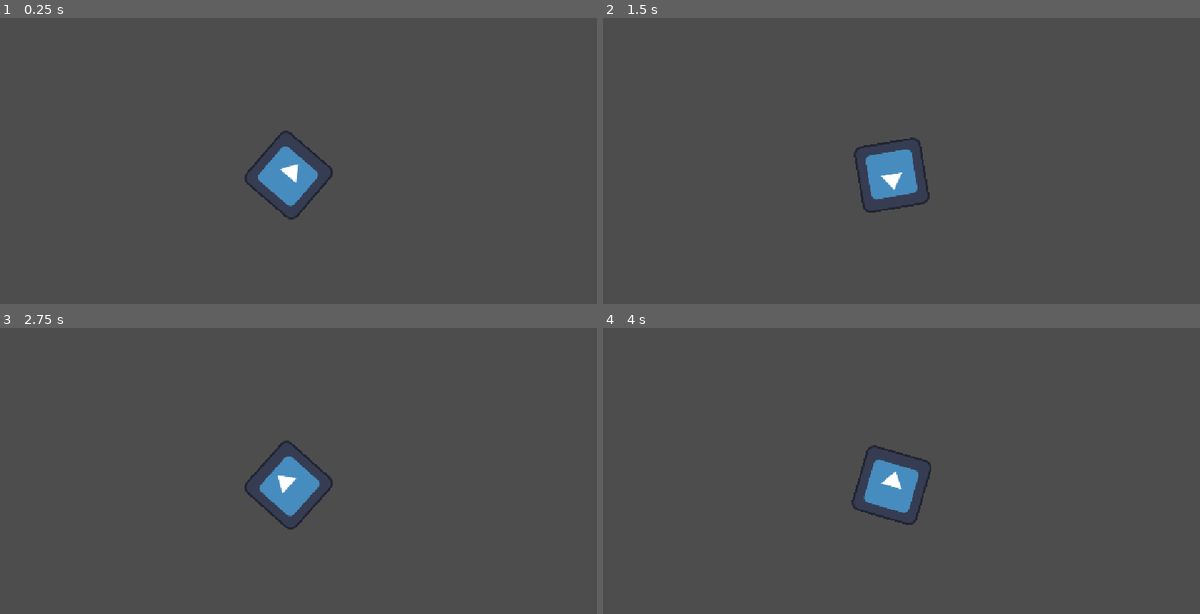
Above: before the commit, frames 1-4 (two rows, left to right).
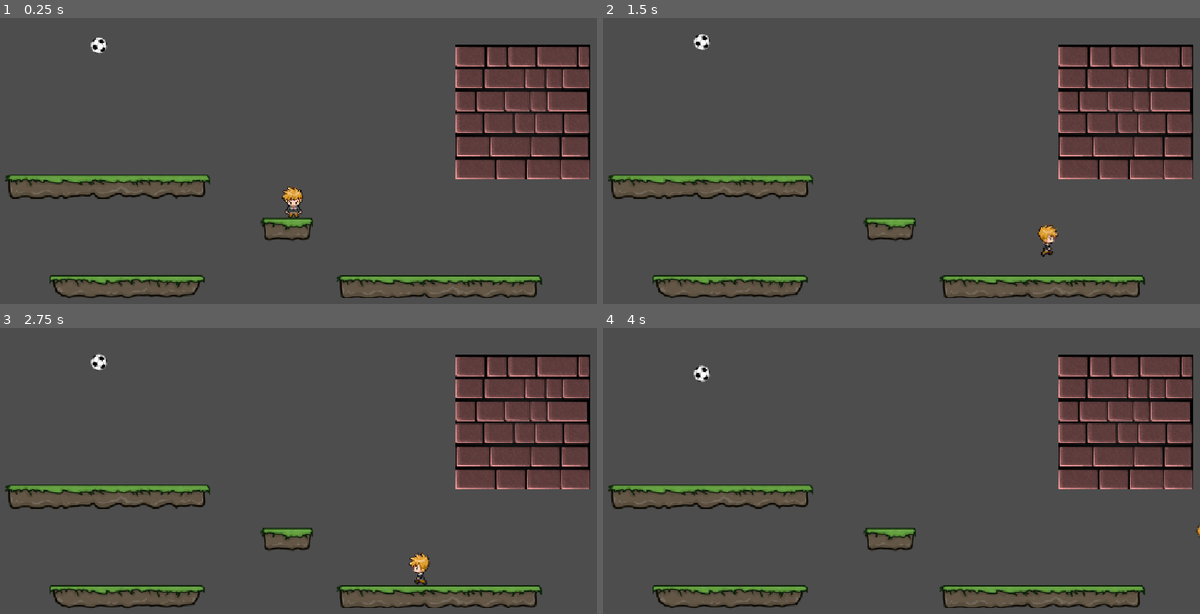
Above: after the commit, the same moments.

Repository: mflash/meujogo20262
Game: Godot game, scene res://main_game.tscn
Same seed, same stepped clock (60 frames per second), same inputs: the game is played once before the commit and once after it. The engine's default icon, where the game draws it, is replaced by a stand-in: a white triangle on a blue panel in a dark square.
Inputs (mouse positions are in pixels of both pictures, inside the frame that each line leads up to):
- Up to frame 1 (0.25 s): no input
- Up to frame 2 (1.5 s): move the mouse to (1026, 161) at 0.52 s; hold Right (right) from 0.53 s (still down); tap Space (ui_select) at 0.6, 0.77, 1.07 s; move the mouse to (776, 195) at 1.27 s; click (776, 195) at 1.35 s
- Up to frame 3 (2.75 s): tap Space (ui_select) at 1.52, 1.55, 1.82, 2.1 s; move the mouse to (352, 413) at 2.02 s; release Right (right) at 2.03 s; hold Left (left) from 2.03 s (still down)
- Up to frame 4 (4 s): move the mouse to (865, 556) at 2.77 s; release Left (left) at 2.78 s; hold Right (right) from 2.78 s (still down); click (865, 556) at 2.85 s; tap Space (ui_select) at 3.02, 3.05, 3.32, 3.6, 3.77 s; move the mouse to (1080, 539) at 3.52 s

The runs differ from the first frame. In frame 1, 11% of the frame differs, in the area x 0-99%, y 6-98%; in frame 2, 11%; in frame 3, 11%, in the area x 0-99%, y 9-98%; in frame 4, 11%.

Commit message:
Animação de sprites + movimento com colisão + física em 2D

Diff:
--- /dev/null
+++ b/anim_player.gd
@@ -0,0 +1,61 @@
+extends CharacterBody2D
+
+@export var speed = 300.0
+@export var jump_speed := -1000.0
+@export var gravity := 2500.0
+
+@onready var sprite = $PlayerSprite
+
+func get_8way_input():
+	var input_direction = Input.get_vector("left", "right", "up", "down")
+	velocity = input_direction * speed
+
+func get_side_input():
+	velocity.x = 0
+	var vel := Input.get_axis("left", "right")
+	var jump := Input.is_action_just_pressed('ui_select')
+
+	if is_on_floor() and jump:
+		velocity.y = jump_speed
+	velocity.x = vel * speed
+
+func animate_side():
+	if velocity.x > 0:
+		sprite.play("right")
+	elif velocity.x < 0:
+		sprite.play("left")
+	else:
+		sprite.stop()
+
+func animate():
+	if velocity.x > 0:
+		sprite.play("right")
+	elif velocity.x < 0:
+		sprite.play("left")
+	elif velocity.y > 0:
+		sprite.play("down")
+	elif velocity.y < 0:
+		sprite.play("up")
+	else:
+		sprite.stop()
+
+func move_side(delta):
+	velocity.y += gravity * delta
+	get_side_input()
+	animate_side()
+	print(velocity.x," ",velocity.y*delta)
+	move_and_slide()
+
+func move_8way(delta):
+	get_8way_input()
+	animate()
+	#move_and_collide(velocity*delta)
+	move_and_slide()
+	#var collision_info = move_and_collide(velocity * delta)
+	#if collision_info:
+	#	velocity = velocity.bounce(collision_info.get_normal())
+	#	move_and_collide(velocity * delta * 10)
+
+func _physics_process(delta: float) -> void:
+	#move_8way(delta)
+	move_side(delta)
--- /dev/null
+++ b/anim_player.tscn
@@ -0,0 +1,154 @@
+[gd_scene format=3 uid="uid://dny70bfywb4ns"]
+
+[ext_resource type="Texture2D" uid="uid://d4a485jl43h5" path="res://char.png" id="1_dlpot"]
+[ext_resource type="Script" uid="uid://bg06y2bdug7fq" path="res://anim_player.gd" id="1_pwums"]
+
+[sub_resource type="AtlasTexture" id="AtlasTexture_pwums"]
+atlas = ExtResource("1_dlpot")
+region = Rect2(0, 0, 64, 64)
+
+[sub_resource type="AtlasTexture" id="AtlasTexture_06eal"]
+atlas = ExtResource("1_dlpot")
+region = Rect2(64, 0, 64, 64)
+
+[sub_resource type="AtlasTexture" id="AtlasTexture_ps717"]
+atlas = ExtResource("1_dlpot")
+region = Rect2(128, 0, 64, 64)
+
+[sub_resource type="AtlasTexture" id="AtlasTexture_vu0ml"]
+atlas = ExtResource("1_dlpot")
+region = Rect2(192, 0, 64, 64)
+
+[sub_resource type="AtlasTexture" id="AtlasTexture_6dwvv"]
+atlas = ExtResource("1_dlpot")
+region = Rect2(0, 64, 64, 64)
+
+[sub_resource type="AtlasTexture" id="AtlasTexture_utd6t"]
+atlas = ExtResource("1_dlpot")
+region = Rect2(64, 64, 64, 64)
+
+[sub_resource type="AtlasTexture" id="AtlasTexture_3ggi6"]
+atlas = ExtResource("1_dlpot")
+region = Rect2(128, 64, 64, 64)
+
+[sub_resource type="AtlasTexture" id="AtlasTexture_t38dk"]
+atlas = ExtResource("1_dlpot")
+region = Rect2(192, 64, 64, 64)
+
+[sub_resource type="AtlasTexture" id="AtlasTexture_eb4cf"]
+atlas = ExtResource("1_dlpot")
+region = Rect2(0, 128, 64, 64)
+
+[sub_resource type="AtlasTexture" id="AtlasTexture_a8g6o"]
+atlas = ExtResource("1_dlpot")
+region = Rect2(64, 128, 64, 64)
+
+[sub_resource type="AtlasTexture" id="AtlasTexture_5y4p7"]
+atlas = ExtResource("1_dlpot")
+region = Rect2(128, 128, 64, 64)
+
+[sub_resource type="AtlasTexture" id="AtlasTexture_wlnmb"]
+atlas = ExtResource("1_dlpot")
+region = Rect2(192, 128, 64, 64)
+
+[sub_resource type="AtlasTexture" id="AtlasTexture_1qxh1"]
+atlas = ExtResource("1_dlpot")
+region = Rect2(0, 192, 64, 64)
+
+[sub_resource type="AtlasTexture" id="AtlasTexture_o8vfx"]
+atlas = ExtResource("1_dlpot")
+region = Rect2(64, 192, 64, 64)
+
+[sub_resource type="AtlasTexture" id="AtlasTexture_leki0"]
+atlas = ExtResource("1_dlpot")
+region = Rect2(128, 192, 64, 64)
+
+[sub_resource type="AtlasTexture" id="AtlasTexture_xnlps"]
+atlas = ExtResource("1_dlpot")
+region = Rect2(192, 192, 64, 64)
+
+[sub_resource type="SpriteFrames" id="SpriteFrames_v4fdb"]
+animations = [{
+"frames": [{
+"duration": 1.0,
+"texture": SubResource("AtlasTexture_pwums")
+}, {
+"duration": 1.0,
+"texture": SubResource("AtlasTexture_06eal")
+}, {
+"duration": 1.0,
+"texture": SubResource("AtlasTexture_ps717")
+}, {
+"duration": 1.0,
+"texture": SubResource("AtlasTexture_vu0ml")
+}],
+"loop": 1,
+"name": &"down",
+"speed": 10.0
+}, {
+"frames": [{
+"duration": 1.0,
+"texture": SubResource("AtlasTexture_6dwvv")
+}, {
+"duration": 1.0,
+"texture": SubResource("AtlasTexture_utd6t")
+}, {
+"duration": 1.0,
+"texture": SubResource("AtlasTexture_3ggi6")
+}, {
+"duration": 1.0,
+"texture": SubResource("AtlasTexture_t38dk")
+}],
+"loop": 1,
+"name": &"left",
+"speed": 10.0
+}, {
+"frames": [{
+"duration": 1.0,
+"texture": SubResource("AtlasTexture_eb4cf")
+}, {
+"duration": 1.0,
+"texture": SubResource("AtlasTexture_a8g6o")
+}, {
+"duration": 1.0,
+"texture": SubResource("AtlasTexture_5y4p7")
+}, {
+"duration": 1.0,
+"texture": SubResource("AtlasTexture_wlnmb")
+}],
+"loop": 1,
+"name": &"right",
+"speed": 10.0
+}, {
+"frames": [{
+"duration": 1.0,
+"texture": SubResource("AtlasTexture_1qxh1")
+}, {
+"duration": 1.0,
+"texture": SubResource("AtlasTexture_o8vfx")
+}, {
+"duration": 1.0,
+"texture": SubResource("AtlasTexture_leki0")
+}, {
+"duration": 1.0,
+"texture": SubResource("AtlasTexture_xnlps")
+}],
+"loop": 1,
+"name": &"up",
+"speed": 10.0
+}]
+
+[sub_resource type="RectangleShape2D" id="RectangleShape2D_e7fjm"]
+size = Vector2(35, 56)
+
+[node name="AnimPlayer" type="CharacterBody2D" unique_id=140965944]
+script = ExtResource("1_pwums")
+
+[node name="PlayerSprite" type="AnimatedSprite2D" parent="." unique_id=1930981734]
+sprite_frames = SubResource("SpriteFrames_v4fdb")
+animation = &"down"
+
+[node name="CollisionShape2D" type="CollisionShape2D" parent="." unique_id=1123049019]
+visible = false
+position = Vector2(-1.5, 3)
+shape = SubResource("RectangleShape2D_e7fjm")
--- a/main_game.tscn
+++ b/main_game.tscn
@@ -1,8 +1,102 @@
 [gd_scene format=3 uid="uid://c6q2pf6s8aa3e"]
 
-[ext_resource type="PackedScene" uid="uid://d2faenxdodff3" path="res://simple_player.tscn" id="1_1oj5k"]
+[ext_resource type="PackedScene" uid="uid://dny70bfywb4ns" path="res://anim_player.tscn" id="1_1oj5k"]
+[ext_resource type="Texture2D" uid="uid://bhy3jemch7cts" path="res://bricks/Brickwall6_Texture.png" id="2_yx7mw"]
+[ext_resource type="Texture2D" uid="uid://bwahhpo8f1twq" path="res://grass/grass1.png" id="3_ykeeq"]
+[ext_resource type="Texture2D" uid="uid://ue8pbs8rpww1" path="res://grass/grass2.png" id="4_dugkq"]
+[ext_resource type="Texture2D" uid="uid://s4h65j5lrn8g" path="res://grass/grass4.png" id="5_2pltu"]
+[ext_resource type="Texture2D" uid="uid://ce40u7ysy0yl4" path="res://ball.png" id="6_2pltu"]
+
+[sub_resource type="RectangleShape2D" id="RectangleShape2D_pwums"]
+size = Vector2(256, 256)
+
+[sub_resource type="RectangleShape2D" id="RectangleShape2D_6bm6p"]
+size = Vector2(377, 36)
+
+[sub_resource type="RectangleShape2D" id="RectangleShape2D_f52ns"]
+size = Vector2(285, 36)
+
+[sub_resource type="RectangleShape2D" id="RectangleShape2D_l5ukw"]
+size = Vector2(91, 36)
+
+[sub_resource type="PhysicsMaterial" id="PhysicsMaterial_2pltu"]
+bounce = 1.0
+
+[sub_resource type="CircleShape2D" id="CircleShape2D_v4fdb"]
+radius = 16.0
 
 [node name="MainGame" type="Node2D" unique_id=37358547]
 
-[node name="SimplePlayer" parent="." unique_id=1672087978 instance=ExtResource("1_1oj5k")]
-position = Vector2(569, 318)
+[node name="AnimPlayer" parent="." unique_id=140965944 instance=ExtResource("1_1oj5k")]
+position = Vector2(578, 313)
+
+[node name="StaticBody2D" type="StaticBody2D" parent="." unique_id=464768775]
+position = Vector2(1012, 198)
+metadata/_edit_group_ = true
+
+[node name="Sprite2D" type="Sprite2D" parent="StaticBody2D" unique_id=978930932]
+texture = ExtResource("2_yx7mw")
+
+[node name="CollisionShape2D" type="CollisionShape2D" parent="StaticBody2D" unique_id=189818791]
+visible = false
+shape = SubResource("RectangleShape2D_pwums")
+
+[node name="grass1" type="StaticBody2D" parent="." unique_id=90975023]
+position = Vector2(226, 339)
+metadata/_edit_group_ = true
+
+[node name="Sprite2D" type="Sprite2D" parent="grass1" unique_id=910767222]
+texture = ExtResource("3_ykeeq")
+
+[node name="CollisionShape2D" type="CollisionShape2D" parent="grass1" unique_id=1910622010]
+visible = false
+position = Vector2(3.5, -2)
+shape = SubResource("RectangleShape2D_6bm6p")
+
+[node name="grass2" type="StaticBody2D" parent="." unique_id=1714963079]
+position = Vector2(263, 529)
+metadata/_edit_group_ = true
+
+[node name="Sprite2D" type="Sprite2D" parent="grass2" unique_id=310137675]
+texture = ExtResource("4_dugkq")
+
+[node name="CollisionShape2D" type="CollisionShape2D" parent="grass2" unique_id=1448646234]
+visible = false
+position = Vector2(0.5, -2)
+shape = SubResource("RectangleShape2D_f52ns")
+
+[node name="grass3" type="StaticBody2D" parent="." unique_id=430848447]
+position = Vector2(565, 419)
+metadata/_edit_group_ = true
+
+[node name="Sprite2D" type="Sprite2D" parent="grass3" unique_id=1301137243]
+texture = ExtResource("5_2pltu")
+
+[node name="CollisionShape2D" type="CollisionShape2D" parent="grass3" unique_id=1881610891]
+visible = false
+position = Vector2(-0.5, -2)
+shape = SubResource("RectangleShape2D_l5ukw")
+
+[node name="grass4" type="StaticBody2D" parent="." unique_id=958774001]
+position = Vector2(853, 529)
+metadata/_edit_group_ = true
+
+[node name="Sprite2D" type="Sprite2D" parent="grass4" unique_id=794328898]
+texture = ExtResource("3_ykeeq")
+
+[node name="CollisionShape2D" type="CollisionShape2D" parent="grass4" unique_id=507815833]
+visible = false
+position = Vector2(3.5, -2)
+shape = SubResource("RectangleShape2D_6bm6p")
+
+[node name="RigidBody2D" type="RigidBody2D" parent="." unique_id=1650303103]
+position = Vector2(209.99998, 43.999996)
+physics_material_override = SubResource("PhysicsMaterial_2pltu")
+metadata/_edit_group_ = true
+
+[node name="Sprite2D" type="Sprite2D" parent="RigidBody2D" unique_id=1834733115]
+texture = ExtResource("6_2pltu")
+
+[node name="CollisionShape2D" type="CollisionShape2D" parent="RigidBody2D" unique_id=846528196]
+visible = false
+shape = SubResource("CircleShape2D_v4fdb")
--- a/simple_player.tscn
+++ b/simple_player.tscn
@@ -8,6 +8,7 @@
 
 [node name="SimplePlayer" type="CharacterBody2D" unique_id=1672087978]
 script = ExtResource("1_wtip5")
+metadata/_edit_group_ = true
 
 [node name="Sprite2D" type="Sprite2D" parent="." unique_id=516454452]
 texture = ExtResource("1_4t3s7")
Binary file added: Soccer_ball.svg.webp
Not shown, added: Soccer_ball.svg.webp.import
Not shown, added: anim_player.gd.uid
Binary file added: ball.png
Not shown, added: ball.png.import
Binary file added: bricks/Bluerock_Texture.jpg
Not shown, added: bricks/Bluerock_Texture.jpg.import
Binary file added: bricks/Brick2_Texture.jpg
Not shown, added: bricks/Brick2_Texture.jpg.import
Binary file added: bricks/Brick_Texture.png
Not shown, added: bricks/Brick_Texture.png.import
Binary file added: bricks/Brickwall2_Texture.png
(and 29 more such lines)
